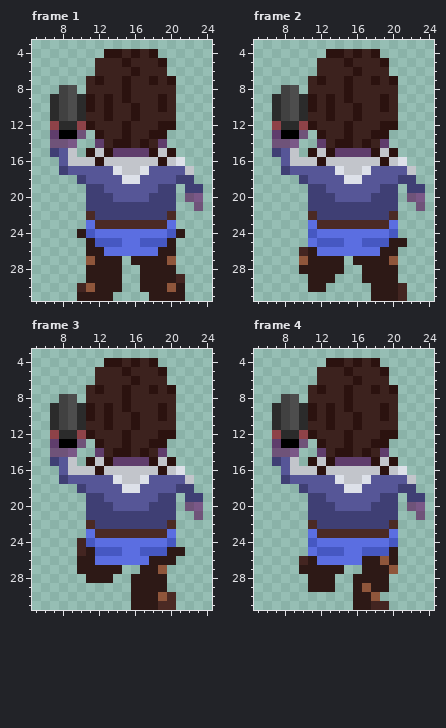
A pixel-art file gets an edit: art/guy up.aseprite. Above, as it was before the edit.
32x32 pixels, 8 frames. Colours within 5 levels of each other are drawn and written as one. Shown: frame 1: x 5..24, y 3..31; frame 2: x 5..24, y 3..31; frame 3: x 5..24, y 3..31; frame 4: x 5..24, y 3..31. The commit also changed other frames, which this record leaves out.
The result:
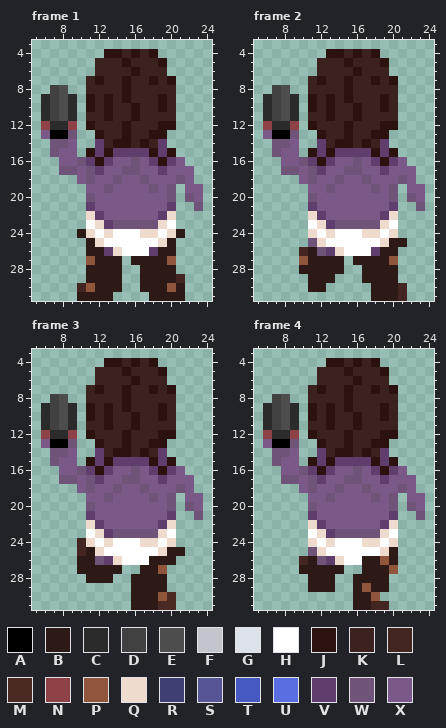
Palette (. is transparent): A #000000  B #2d1916  C #2b2b2b  D #414141  E #4d4d4d  F #c2c5cb  G #dde1e9  H #ffffff  J #2b120f  K #3c221e  L #432521  M #4b2a24  N #8e4248  P #8f563b  Q #eedbce  R #3f3f74  S #565697  T #4658c2  U #5b6ee1  V #5f3d6c  W #6f5379  X #7a5887
Edits made:
layer "cowboy" now hidden
Changed rows in their new state; - is an unchanged pixel.
Frame 1:
first column x 6:
 8 -DE.--------------
 9 CDEC.-------------
10 CDEC.-------------
11 CDEC.-------------
12 NC-N.-------------
13 XA-W.-------------
15 -WXX--V------V----
16 --XXWV-VXXWXV-VX--
17 --WWXWVXXWWXXVXXX-
18 ----XWXXWXXWXXXWX-
19 -----XXWXXXXWXW-XX
20 -----WXXXXXXXXW---
21 -----VXXXXXXXXV---
22 -----QVXXXXXXVQ---
23 -----HQVWWWWWQH---
24 -----QHQHHHQQHQ---
25 ------QHHHHHHQ----
26 -------VQHHHV-----
Frame 2:
first column x 6:
 8 -DE.--------------
 9 CDEC.-------------
10 CDEC.-------------
11 CDEC.-------------
12 NC-N.-------------
13 XA-W.-------------
15 -WXX--V------V----
16 --XXWV-VXXWXV-VX--
17 --WWXWVXXWWXXVXXX-
18 ----XWXXWXXWXXXWX-
19 -----XXWXXXXWXW-XX
20 -----WXXXXXXXXW---
21 -----VXXXXXXXXV---
22 -----QVXXXXXXVQ---
23 -----HQVWWWWWQH---
24 -----QHQHHHQQHQ---
25 -----WQHHHHHHQ----
26 ------WVQHHHV-----
Frame 3:
first column x 6:
 8 -DE.--------------
 9 CDEC.-------------
10 CDEC.-------------
11 CDEC.-------------
12 NC-N.-------------
13 XA-W.-------------
15 -WXX--V------V----
16 --XXWV-VXXWXV-VX--
17 --WWXWVXXWWXXVXXX-
18 ----XWXXWXXWXXXWX-
19 -----XXWXXXXWXW-XX
20 -----WXXXXXXXXW---
21 -----VXXXXXXXXV---
22 -----QVXXXXXXVQ---
23 -----HQVWWWWWQH---
24 -----QHQHHHQQHQ---
25 ------QHHHHHHQ----
26 ------WVQHHH------
Frame 4:
first column x 6:
 8 -DE.--------------
 9 CDEC.-------------
10 CDEC.-------------
11 CDEC.-------------
12 NC-N.-------------
13 XA-W.-------------
15 -WXX--V------V----
16 --XXWV-VXXWXV-VX--
17 --WWXWVXXWWXXVXXX-
18 ----XWXXWXXWXXXWX-
19 -----XXWXXXXWXW-XX
20 -----WXXXXXXXXW---
21 -----VXXXXXXXXV---
22 -----QVXXXXXXVQ---
23 -----HQVWWWWWQH---
24 -----QHQHHHQQHQ---
25 -----WQHHHHHHQ----
26 ------WVQHH-------
Where, in picture pixels (left, top, right, bottom), the same in both pictures:
changed: (41, 85, 203, 256)
changed: (263, 85, 425, 256)
changed: (41, 394, 203, 565)
changed: (263, 394, 425, 565)
